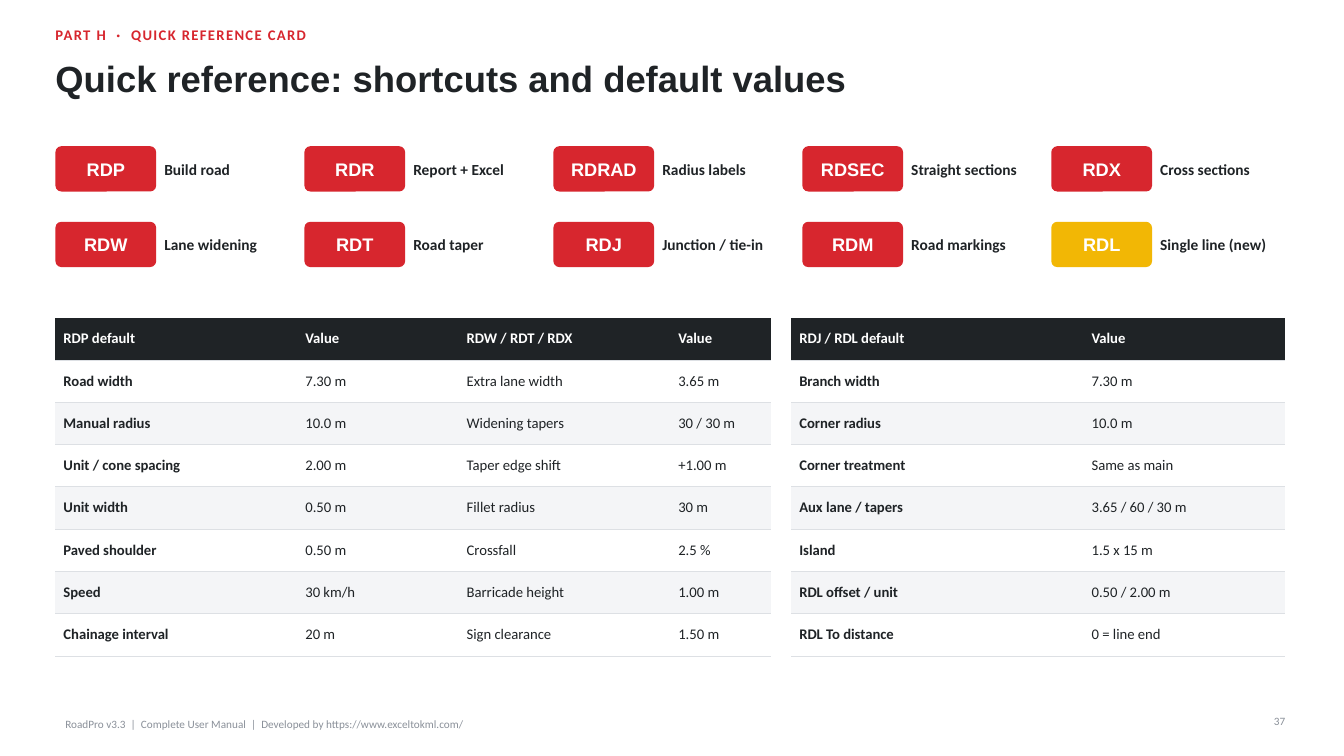
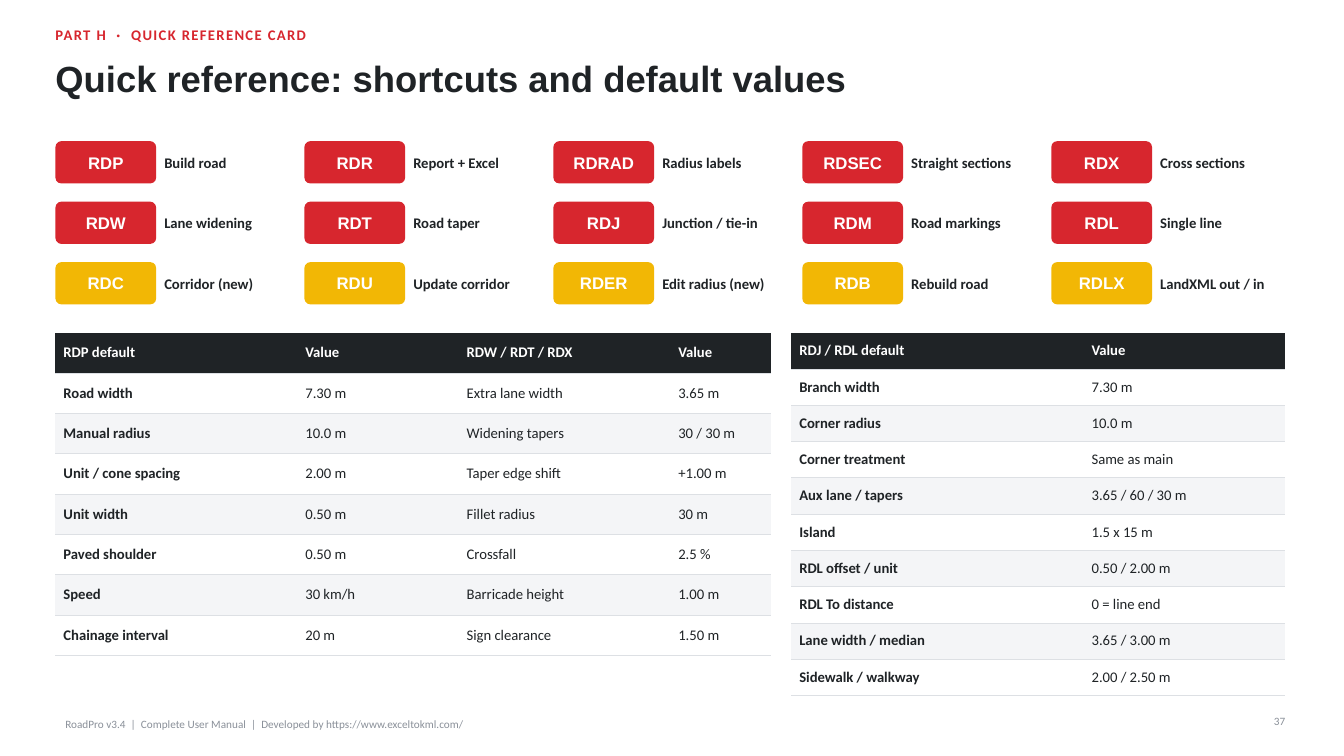
Before and after one commit to Asjad-Mehmood/KML-WEBSITE-, a slide deck: slide 37 of public/roadpro/RoadPro_User_Guide.pptx. Drawn at 1344x756 pixels with LibreOffice and Linux fonts; fonts in the diff are those of the drawing. Boxes give left, top, right and bottom in pixels: in the first picture for what was removed or moved away, otherwise in the second. Text is boxed around its words. In the diff, an @@ line names an element or a change of style, - is before the commit and + after.

```diff
--- a/public/roadpro/RoadPro_User_Guide.pptx
+++ b/public/roadpro/RoadPro_User_Guide.pptx
@@ 5 rounded rectangles: place and size @@
-5 rounded rectangles at (55,146,1152,192)
+5 rounded rectangles at (55,141,1152,184)
@@ proportions changed in 9 elements at (55,141,156,184), (304,141,405,184), (554,141,654,184), (803,141,903,184), (1052,141,1152,184), (55,202,156,244), (304,202,405,244), (554,202,654,244), (803,202,903,244) @@
@@ size 11 to 10.5 pt in 9 elements at (164,157,227,168), (413,157,499,171), (662,157,741,168), (911,157,1011,171), (1160,157,1245,168), (164,217,252,231), (413,217,480,231), (662,217,758,228), (911,217,1000,231) @@
@@ size 13 to 12 pt in 10 elements at (88,157,123,169), (337,157,373,169), (573,157,634,169), (823,157,882,169), (1084,157,1119,169), (86,217,126,229), (338,217,372,229), (587,217,621,229), (834,217,872,229), (1084,217,1118,229) @@
@@ 9 texts, 5 rounded rectangles: place and size @@
-9 texts, 5 rounded rectangles at (55,222,1152,267)
+9 texts, 5 rounded rectangles at (55,202,1152,244)
@@ rounded rectangle at (1052,202,1152,244): fill #F2B705 to #D7262E; proportions changed @@
@@ text at (1160,217,1222,231): text changed; size 11 to 10.5 pt @@
-Single line (new)
+Single line
@@ rounded rectangle added at (55,262,156,304), fill #F2B705 @@
@@ rounded rectangle added at (304,262,405,304), fill #F2B705 @@
@@ rounded rectangle added at (554,262,654,304), fill #F2B705 @@
@@ rounded rectangle added at (803,262,903,304), fill #F2B705 @@
@@ rounded rectangle added at (1052,262,1152,304), fill #F2B705 @@
@@ text added at (88,277,124,289), 12 pt, text #FFFFFF, bold @@
+RDC
@@ text added at (164,278,253,291), 10.5 pt, text #1F2326, bold @@
+Corridor (new)
@@ text added at (337,277,373,289), 12 pt, text #FFFFFF, bold @@
+RDU
@@ text added at (413,278,510,292), 10.5 pt, text #1F2326, bold @@
+Update corridor
@@ text added at (580,277,628,289), 12 pt, text #FFFFFF, bold @@
+RDER
@@ text added at (662,278,764,291), 10.5 pt, text #1F2326, bold @@
+Edit radius (new)
@@ text added at (835,277,871,289), 12 pt, text #FFFFFF, bold @@
+RDB
@@ text added at (911,278,989,289), 10.5 pt, text #1F2326, bold @@
+Rebuild road
@@ text added at (1079,277,1125,289), 12 pt, text #FFFFFF, bold @@
+RDLX
@@ text added at (1160,278,1264,289), 10.5 pt, text #1F2326, bold @@
+LandXML out / in
@@ table: place and size @@
-table at (55,318,771,646)
+table at (55,333,771,647)
@@ table at (791,333,1286,689) @@
+row 9: Lane width / median | 3.65 / 3.00 m
+row 10: Sidewalk / walkway | 2.00 / 2.50 m
@@ table: place and size @@
-table at (791,318,1286,643)
+table at (791,333,1286,689)
@@ text at (65,720,463,730): text changed @@
-RoadPro v3.3 | Complete User Manual | Developed by https://www.exceltokml.com/
+RoadPro v3.4 | Complete User Manual | Developed by https://www.exceltokml.com/
```
Also in this commit, not shown: 36 other slides changed, 10 slides added, 1 slide removed, 22 other files.
